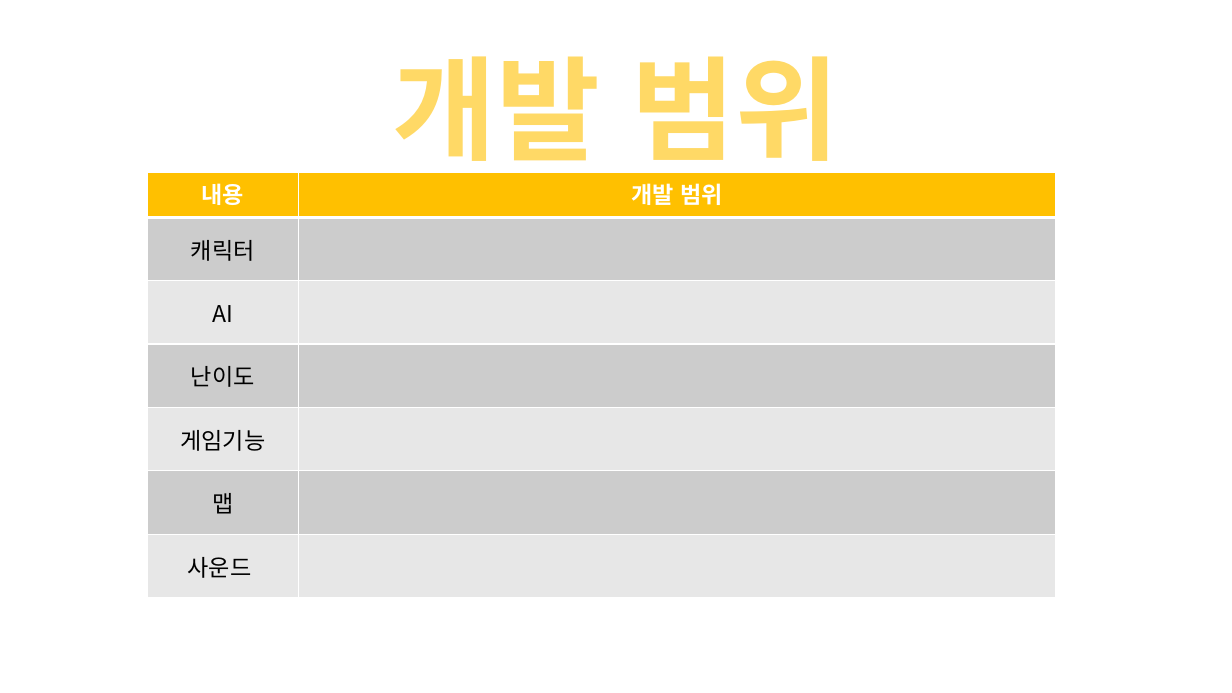
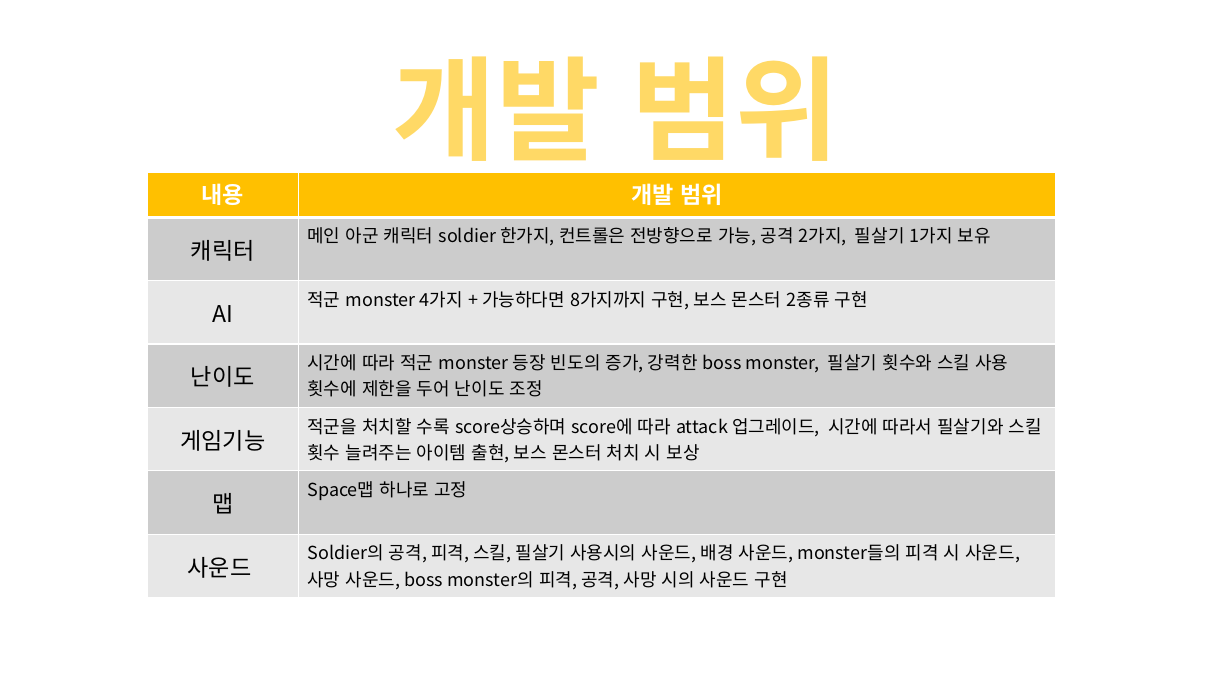
Before and after one commit to eheh5454/2017_2DGP, a slide deck: slide 4 of 2차발표.pptx. Drawn at 1232x693 pixels with LibreOffice and Linux fonts; fonts in the diff are those of the drawing; background and template pictures are left out. Boxes give left, top, right and bottom in pixels: in the first picture for what was removed or moved away, otherwise in the second. Text is boxed around its words. In the diff, an @@ line names an element or a change of style, - is before the commit and + after.

```diff
--- a/2차발표.pptx
+++ b/2차발표.pptx
@@ table at (x1=147, y1=172, x2=1055, y2=597) @@
-row 2, column 2: 
+row 2, column 2: 메인 아군 캐릭터 soldier 한가지, 컨트롤은 전방향으로 가능, 공격 2가지, 필살기 1가지 보유
-row 3, column 2: 
+row 3, column 2: 적군 monster 4가지 + 가능하다면 8가지까지 구현, 보스 몬스터 2종류 구현
-row 4, column 2: 
+row 4, column 2: 시간에 따라 적군 monster 등장 빈도의 증가, 강력한 boss monster, 필살기 횟수와 스킬 사용 횟수에 제한을 두어 난이도 조정
-row 5, column 2: 
+row 5, column 2: 적군을 처치할 수록 score상승하며 score에 따라 attack 업그레이드, 시간에 따라서 필살기와 스킬 횟수 늘려주는 아이템 출현, 보스 몬스터 처치 시 보상
-row 6, column 2: 
+row 6, column 2: Space맵 하나로 고정
-row 7, column 2: 
+row 7, column 2: Soldier의 공격, 피격, 스킬, 필살기 사용시의 사운드, 배경 사운드, monster들의 피격 시 사운드, 사망 사운드, boss monster의 피격, 공격, 사망 시의 사운드 구현
```
Also in this commit, not shown: 2 other slides changed, 3 other files.
